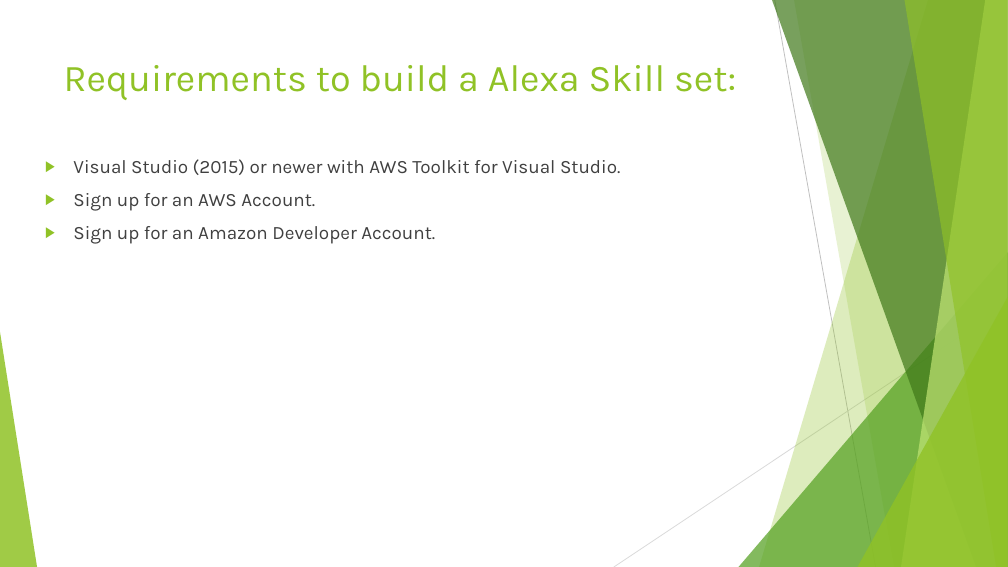
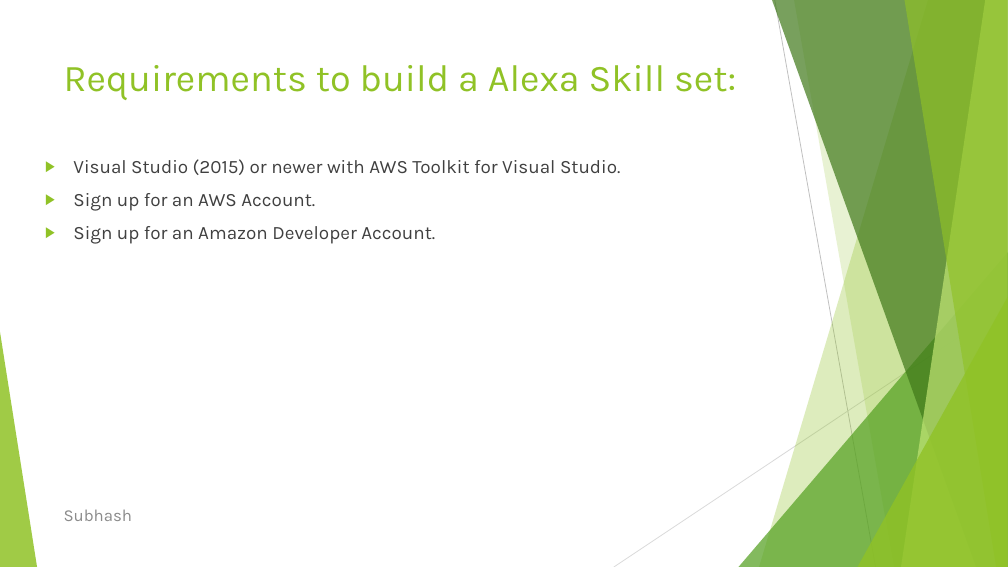
Before and after one commit to Sampath2609/Workshop02, a slide deck: slide 11 of .NETPresentation.pptx (slide 9 before the commit). Drawn at 1008x567 pixels with LibreOffice and Linux fonts; fonts in the diff are those of the drawing. Boxes give left, top, right and bottom in pixels: in the first picture for what was removed or moved away, otherwise in the second. Text is boxed around its words. In the diff, an @@ line names an element or a change of style, - is before the commit and + after.

```diff
--- a/.NETPresentation.pptx
+++ b/.NETPresentation.pptx
@@ text added at (64,509,132,521), 16 pt, text #8C8C8C @@
+Subhash
```
Also in this commit, not shown: 12 other slides changed, 2 slides added.
